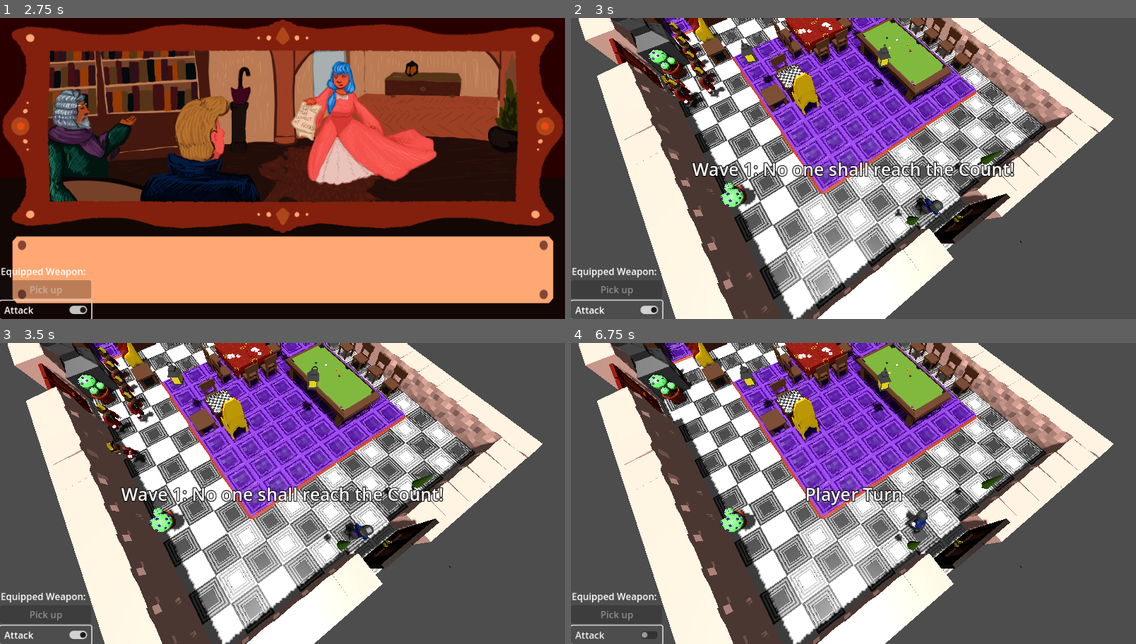
Above: before the commit, frames 1-4 (two rows, left to right).
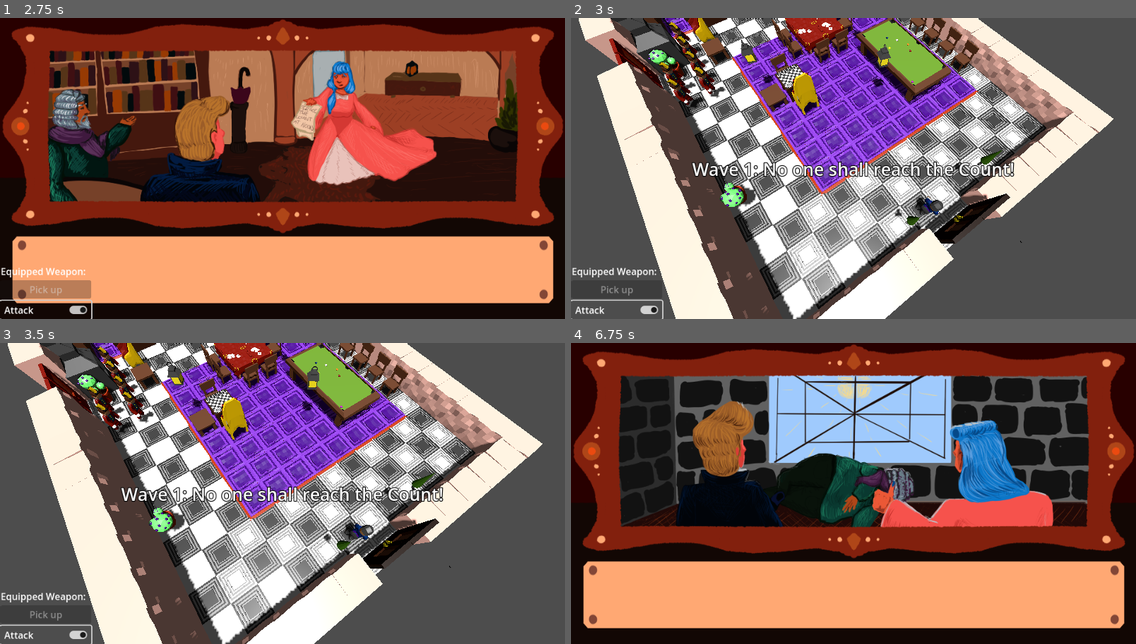
Above: after the commit, the same moments.

Repository: pinguinosod/gse_winterjam2024
Game: Godot game, scene res://main.tscn
The game is run twice, just before and just after one commit, with the same random seed, the same clock (stepped at 60 frames per second) and the same inputs.
Inputs (mouse positions are in pixels of both pictures, inside the frame that each line leads up to):
- Up to frame 1 (2.75 s): click (288, 285) at 0.5 s; click "Attack" at 1.25 s; tap Enter (end_turn) at 2, 2.1 s; move the mouse to (406, 153) at 2.02 s; hold D (move_right) from 2.03 s (still down); click (406, 153) at 2.17 s
- Up to frame 2 (3 s): tap Space at 2.75 s; move the mouse to (740, 183) at 2.77 s; release D (move_right) at 2.78 s; hold S (move_down) from 2.78 s (still down); tap Enter (end_turn) at 2.85 s; click (740, 183) at 2.92 s
- Up to frame 3 (3.5 s): keep holding S (move_down)
- Up to frame 4 (6.75 s): move the mouse to (910, 427) at 3.52 s; release S (move_down) at 3.53 s; hold D (move_right) 3.53-4.28 s; tap Enter (end_turn) every 0.75 s from 3.6 to 6.6 s; click (910, 427) at 3.67 s; move the mouse to (825, 553) at 4.27 s; hold W (move_up) 4.28-5.03 s; click (825, 553) at 4.42 s; move the mouse to (1023, 538) at 5.02 s; hold A (move_left) 5.03-6.53 s; click (1023, 538) at 5.17 s; tap F2 (DEBUG_NEXT_SCENE) at 5.65 s; move the mouse to (684, 448) at 5.77 s; click (684, 448) at 5.92 s; move the mouse to (881, 493) at 6.52 s; hold S (move_down) from 6.53 s (still down); click (881, 493) at 6.67 s

Frame 1 is identical in both runs. In frame 2, 0.2% of the frame differs, in the area x 15-23%, y 14-28%; in frame 3, 0.4%; in frame 4, 98%, in the area x 0-100%, y 0-100%.

Commit message:
Game Logic

Diff:
--- a/GameManager.tscn
+++ b/GameManager.tscn
@@ -1,25 +1,24 @@
-[gd_scene load_steps=10 format=3 uid="uid://dhml57ffwa4iu"]
+[gd_scene load_steps=9 format=3 uid="uid://dhml57ffwa4iu"]
 
 [ext_resource type="Script" path="res://scripts/game_manager.gd" id="1_brgg7"]
 [ext_resource type="Script" path="res://scripts/combat_scene.gd" id="2_0ajky"]
 [ext_resource type="PackedScene" uid="uid://cyysjuf2pl57c" path="res://enemies.tscn" id="2_4iq3d"]
 [ext_resource type="Resource" uid="uid://cvvg7vxnelgmm" path="res://CombatScenes/scene1.tres" id="3_rlxk1"]
-[ext_resource type="Resource" uid="uid://bpke3qdqn6e81" path="res://CombatScenes/scene2.tres" id="4_6pw4v"]
 [ext_resource type="AudioStream" uid="uid://dr8oj3feglwbh" path="res://audio/Creepy Wind.mp3" id="6_koyc7"]
 [ext_resource type="AudioStream" uid="uid://bsvcey8kgqkuo" path="res://audio/Music/alien-xenomorph-hissing-and-growling-with-and-without-fx-22773.mp3" id="7_d3jkn"]
+[ext_resource type="AudioStream" uid="uid://cjy0qimvkpn3w" path="res://audio/Lena5.mp3" id="8_3k0v6"]
 [ext_resource type="AudioStream" uid="uid://dt3cii1fkhwh5" path="res://audio/aww_you_lose.mp3" id="8_abxix"]
-[ext_resource type="AudioStream" uid="uid://b42itt1larv3v" path="res://audio/Yeehaw.mp3" id="9_qm744"]
 
 [node name="GameManager" type="Node3D" node_paths=PackedStringArray("enemyPoolHolder", "textDisplay")]
 script = ExtResource("1_brgg7")
-combatScenesToRun = Array[ExtResource("2_0ajky")]([ExtResource("3_rlxk1"), ExtResource("4_6pw4v")])
+combatScenesToRun = Array[ExtResource("2_0ajky")]([ExtResource("3_rlxk1")])
 enemyScene = ExtResource("2_4iq3d")
 enemyPoolHolder = NodePath("EnemyPoolHolder")
 textDisplay = NodePath("Label")
 nextWaveAlarm = ExtResource("6_koyc7")
 alwaysOn = ExtResource("7_d3jkn")
 loseSound = ExtResource("8_abxix")
-winSound = ExtResource("9_qm744")
+winSound = ExtResource("8_3k0v6")
 
 [node name="EnemyPoolHolder" type="Node3D" parent="."]
 
--- a/scripts/enemies.gd
+++ b/scripts/enemies.gd
@@ -108,13 +108,18 @@
 	# if player.position in self.weapon.range:
 	# self.weapon.attack()
 	# pass_turn()
+	if not inTurn:
+		return
 	inTurn = false
-	$countFallingDying.travel("Strike")
+	$countFallingDying.travel("Idle")
 	if player.position.distance_to(position) <= 1:
+		print("Attack player, I am currently inTurn: " + str(inTurn))
+		$countFallingDying.travel("Strike")
 		AudioManager.play_sfx_override(attack_sound, 40)
 		if not game_manager:
 			game_manager = $"../../../GameManager"
 		game_manager.attack_player()
+
 	pass
 
 func turn_start():
--- a/scripts/game_manager.gd
+++ b/scripts/game_manager.gd
@@ -21,6 +21,7 @@
 var currentScene = 0
 var currentWave = 0
 var currentTurn = 0
+var currentTurnForDoor = 0
 var currentEnemyWave: EnemyWave
 var currentCombatScene: CombatScene
 var currentRoom: Room
@@ -58,13 +59,21 @@
 
 func load_next_scene():
 	if currentScene >= len(combatScenesToRun):
+		$"../UI".show_win()
+		AudioManager.stop_bg_music()
+		AudioManager.play_sfx(winSound, 80)
+		currentScene = 0
+		clear_enemies()
 		return
 	currentCombatScene = combatScenesToRun[currentScene]
 	AudioManager.stop_bg_music()
 	AudioManager.play_bg_music(currentCombatScene.bgm)
+	currentRoom.countess.show()
 	# AudioManager.play_bg_music(alwaysOn)
 	currentScene += 1
 	currentWave = 0
+	currentTurn = 0
+	currentTurnForDoor = 0
 	# load_next_wave()
 
 func load_next_wave():
@@ -180,16 +189,6 @@
 	if enemyTurnQueue.size() > 0 and not currentEnemy.inTurn:
 		currentEnemy = enemyTurnQueue.pop_front()
 		currentEnemy.take_turn(currentRoom, player)
-	if not enemyTurn():
-		if not playerTurn and enemyTurnQueue.size() == 0:
-			#if not is_wave_active():
-			#	load_next_wave()
-			showText("Enemy Turn", 1.5)
-			for enemy in occupiedEnemies:
-				enemyTurnQueue.append(enemy)
-			currentEnemy = enemyTurnQueue.pop_front()
-			if currentEnemy:
-				currentEnemy.take_turn(currentRoom, player)
 	if not enemyTurn() and not playerTurn:
 		showText("Player Turn", 1.5)
 		playerTurn = true
@@ -208,15 +207,29 @@
 		clear_enemies()
 
 
+func endPlayerTurn():
+	playerTurn = false
+	showText("Enemy Turn", 1.5)
+	for enemy in occupiedEnemies:
+		enemyTurnQueue.append(enemy)
+	currentEnemy = enemyTurnQueue.pop_front()
+	if currentEnemy:
+		currentEnemy.take_turn(currentRoom, player)
+
 func _input(event: InputEvent) -> void:
 	if Input.is_action_just_pressed("end_turn") and not enemyTurn():
-		playerTurn = false
+		endPlayerTurn()
 		currentTurn += 1
-	if not currentCombatScene:
-		print("Combat scene not loaded yet!")
-		return
-	if currentWave < currentCombatScene.enemyWaves.size() and currentTurn >= currentCombatScene.enemyWaves[currentWave].spawnsInTurns:
-		load_next_wave()
+		currentTurnForDoor += 1
+		if not currentCombatScene:
+			print("Combat scene not loaded yet!")
+			return
+		if currentTurnForDoor >= currentCombatScene.doorOpensAfterTurns:
+			showText("Cracked it open! Get to the exit!", 3.5)
+			currentRoom.setWinCon(currentCombatScene.escapeRoute)
+			currentRoom.countess.hide()
+		if currentWave < currentCombatScene.enemyWaves.size() and currentTurn >= currentCombatScene.enemyWaves[currentWave].spawnsInTurns:
+			load_next_wave()
 	if Input.is_action_just_pressed("end_turn") and enemyTurn():
 		currentEnemy.speed *= 300
 		for enemy in enemyTurnQueue:
--- a/scripts/player.gd
+++ b/scripts/player.gd
@@ -98,3 +98,13 @@
 	currentWeapon = newEquippedWeapon
 	get_node("/root/main/UI/GridContainer/Equipment/LabelWeaponName").text = itemColliding.weaponName
 	itemColliding.get_parent().queue_free()
+
+func canReach(_pathToFollow) -> bool:
+	var totalMovementCostPerTile = 1
+	if currentWeapon != null:
+		totalMovementCostPerTile += currentWeapon.movementCost
+	var longestPossiblePathSize = roundi(currentAP / totalMovementCostPerTile)
+	# Expend the players action points accordingly
+	var AP = currentAP
+	AP -= (_pathToFollow.size()) * totalMovementCostPerTile
+	return AP >= 0
--- a/scripts/rooms.gd
+++ b/scripts/rooms.gd
@@ -12,6 +12,8 @@
 var ignoreClicks = false
 
 var game_manager: GameManager
+
+var escapeRoute: PackedVector2Array = PackedVector2Array()
 
 func _ready():
 	game_manager = $"../GameManager"
@@ -62,6 +64,11 @@
 		print("Clicked " + str(cellClicked))
 		if GlobalStates.PLAYER_SELECTION_MODE ==GlobalStates.PlayerSelectionMode.WALK:
 			var targetPosition = Vector3(cellClicked.x, 1, cellClicked.z)
+			if Vector2(cellClicked.x, cellClicked.z) in escapeRoute:
+				var playerPosition = currentRoom.local_to_map(get_node("/root/main/Player").position)
+				var playerPath = _getPath(playerPosition.x, playerPosition.z, targetPosition.x, targetPosition.z)
+				if get_node("/root/main/Player").canReach(playerPath):
+					game_manager.load_next_scene()
 			if targetPosition.x <= maxX and targetPosition.x >= 1 and targetPosition.z <= maxZ and targetPosition.z >= 1:
 				if internalGrid[targetPosition.x][targetPosition.z] == GridMap.INVALID_CELL_ITEM:
 					var playerPosition = currentRoom.local_to_map(get_node("/root/main/Player").position)
@@ -114,3 +121,6 @@
 	if cell in actor_positions:
 		return true
 	return internalGrid[cell.x][cell.y] != GridMap.INVALID_CELL_ITEM
+
+func setWinCon(escapeRoute: PackedVector2Array):
+	self.escapeRoute = escapeRoute
Not shown: 1 places in rooms.tscn that only renumber resources
